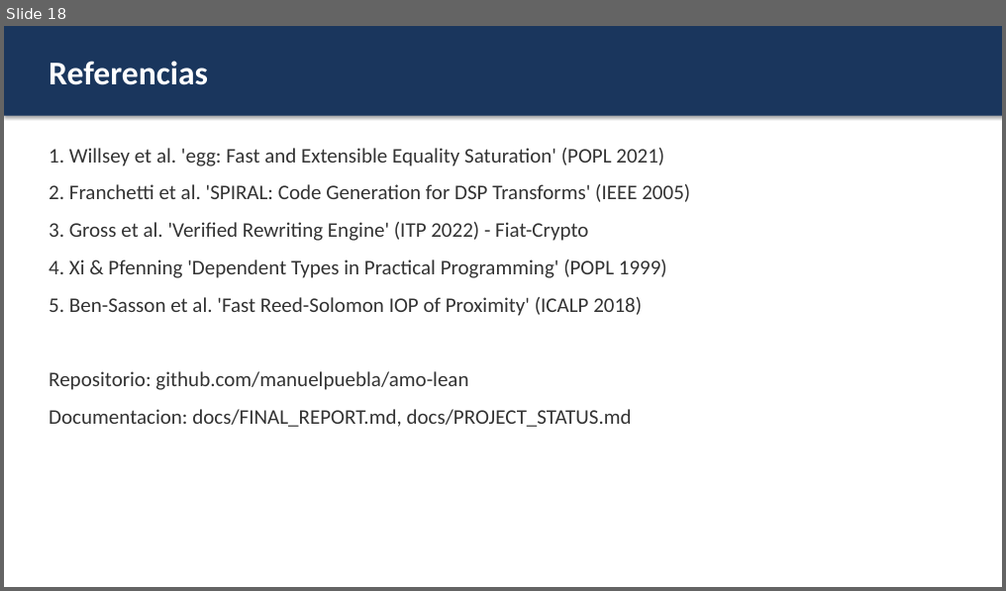
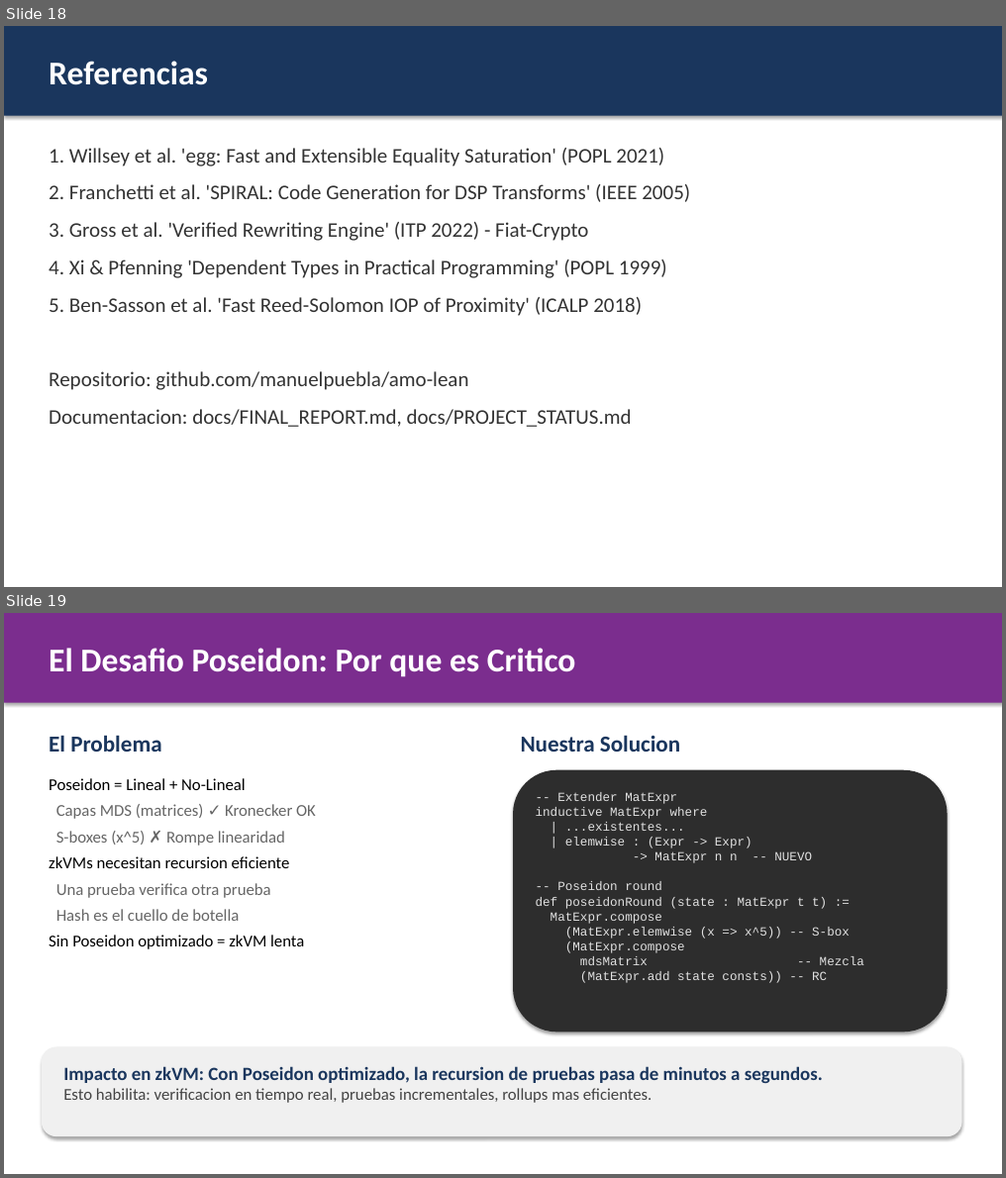
Before and after one commit to manuelpuebla/amo-lean, a slide deck: docs/AMO-Lean_Technical_Presentation.pptx. Shown one above the other, each under a label of ours: slide 18 before the commit, slides 18 and 19 after it. The pictures are 1006x591 and 1006x1178 pixels, drawn with LibreOffice and Linux fonts; fonts in the diff are those of the drawing. Boxes give left, top, right and bottom in pixels: in the first picture for what was removed or moved away, otherwise in the second. Text is boxed around its words. In the diff, an @@ line names an element or a change of style, - is before the commit and + after.

```diff
--- a/docs/AMO-Lean_Technical_Presentation.pptx
+++ b/docs/AMO-Lean_Technical_Presentation.pptx
@@ slide 19 added at bbox=[4, 613, 1002, 1174], background #FFFFFF @@
@@ rectangle added at bbox=[4, 613, 1002, 703], fill #7B2D8E @@
@@ text added at bbox=[49, 648, 576, 677], 32 pt, text #FFFFFF, bold @@
+El Desafio Poseidon: Por que es Critico
@@ text added at bbox=[49, 735, 161, 752], 22 pt, text #1A365D, bold @@
+El Problema
@@ text added at bbox=[521, 735, 680, 752], 22 pt, text #1A365D, bold @@
+Nuestra Solucion
@@ text added at bbox=[49, 778, 316, 950], 16 pt, text #666666 @@
+Poseidon = Lineal + No-Lineal
+Capas MDS (matrices) ✓ Kronecker OK
+S-boxes (x^5) ✗ Rompe linearidad
+zkVMs necesitan recursion eficiente
+Una prueba verifica otra prueba
+Hash es el cuello de botella
+Sin Poseidon optimizado = zkVM lenta
@@ rounded rectangle added at bbox=[513, 770, 947, 1032], fill #2D2D2D @@
@@ text added at bbox=[536, 792, 864, 983], 12 pt, text #E0E0E0 @@
+-- Extender MatExpr
+inductive MatExpr where
+| ...existentes...
+| elemwise : (Expr -> Expr)
+-> MatExpr n n -- NUEVO
+-- Poseidon round
+def poseidonRound (state : MatExpr t t) :=
+MatExpr.compose
+(MatExpr.elemwise (x => x^5)) -- S-box
+(MatExpr.compose
+mdsMatrix -- Mezcla
+(MatExpr.add state consts)) -- RC
@@ rounded rectangle added at bbox=[42, 1048, 962, 1137], fill #F0F0F0 @@
@@ text added at bbox=[63, 1066, 823, 1103], 16 pt, text #444444 @@
+Impacto en zkVM: Con Poseidon optimizado, la recursion de pruebas pasa de minutos a segundos.
+Esto habilita: verificacion en tiempo real, pruebas incrementales, rollups mas eficientes.
```
Also in this commit, not shown: 2 other slides added, 1 slide removed, 3 other files.
